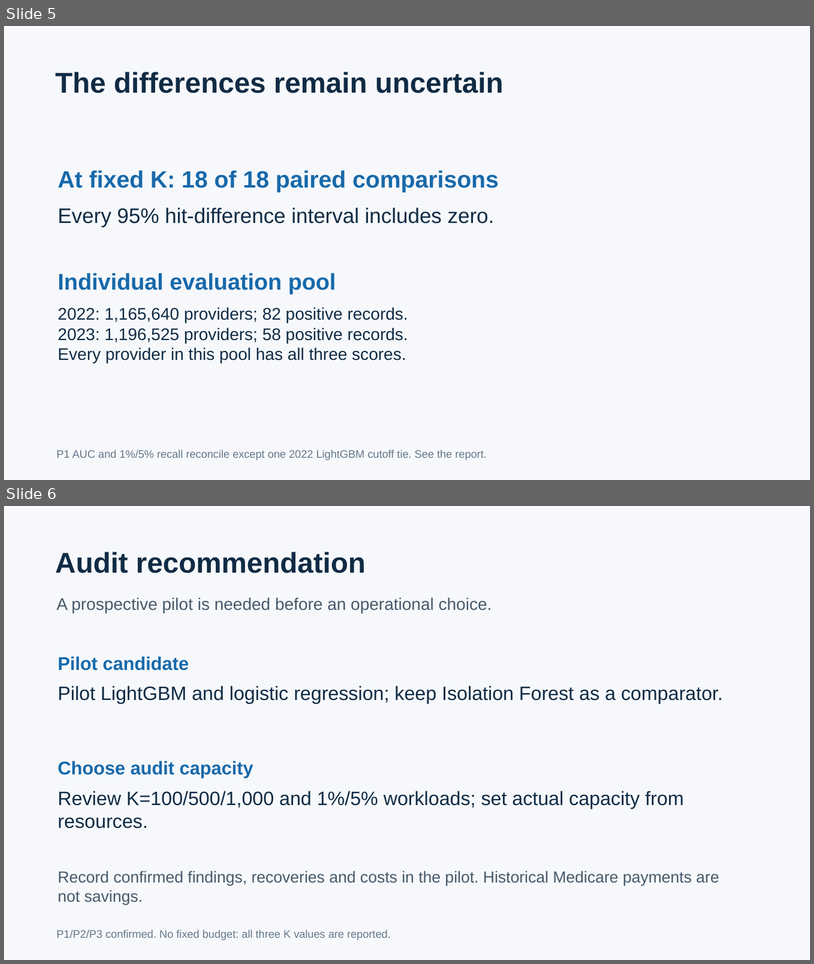
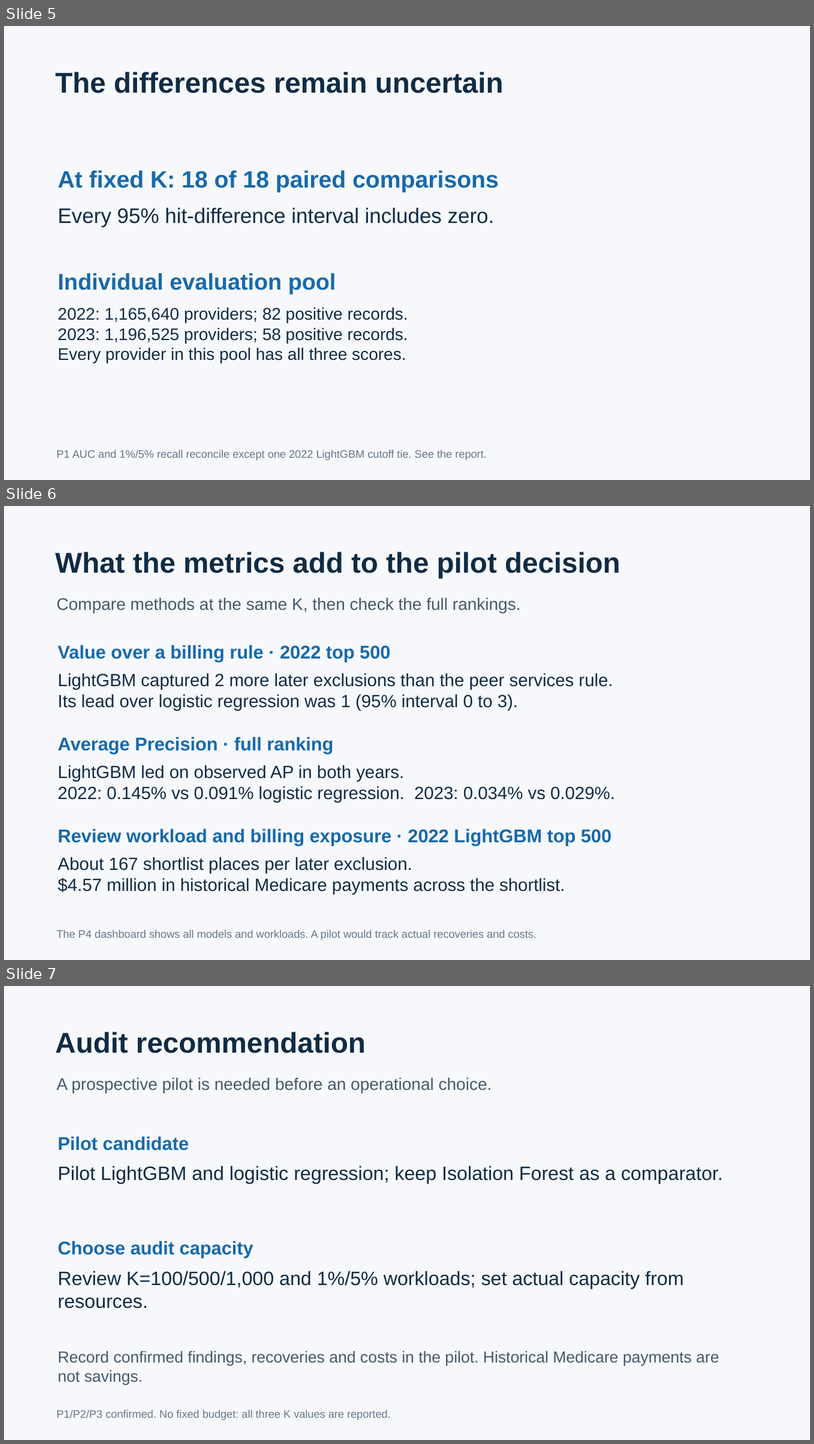
Before and after one commit to 23f2005056/mlba, a slide deck: presentation_figures/FraudLens_P4_Evaluation.pptx. Shown one above the other, each under a label of ours: slides 5 and 6 before the commit, slides 5, 6 and 7 after it. The pictures are 814x964 and 814x1444 pixels, drawn with LibreOffice and Linux fonts; fonts in the diff are those of the drawing. Boxes give left, top, right and bottom in pixels: in the first picture for what was removed or moved away, otherwise in the second. Text is boxed around its words. In the diff, an @@ line names an element or a change of style, - is before the commit and + after.

Commit message:
Add audit metrics to the P4 pilot evaluation

```diff
--- a/presentation_figures/FraudLens_P4_Evaluation.pptx
+++ b/presentation_figures/FraudLens_P4_Evaluation.pptx
@@ slide 6 added at box(4, 506, 810, 960), background #F6F8FB @@
@@ text added at box(55, 552, 621, 578), 34 pt, text #102B44, bold @@
+What the metrics add to the pilot decision
@@ text added at box(57, 597, 521, 613), 20 pt, text #46596B @@
+Compare methods at the same K, then check the full rankings.
@@ text added at box(58, 645, 390, 661), 22 pt, text #1769AA, bold @@
+Value over a billing rule · 2022 top 500
@@ text added at box(58, 673, 613, 711), 21 pt, text #102B44 @@
+LightGBM captured 2 more later exclusions than the peer services rule.
+Its lead over logistic regression was 1 (95% interval 0 to 3).
@@ text added at box(58, 736, 333, 754), 22 pt, text #1769AA, bold @@
+Average Precision · full ranking
@@ text added at box(58, 765, 615, 802), 21 pt, text #102B44 @@
+LightGBM led on observed AP in both years.
+2022: 0.145% vs 0.091% logistic regression. 2023: 0.034% vs 0.029%.
@@ text added at box(58, 828, 612, 846), 22 pt, text #1769AA, bold @@
+Review workload and billing exposure · 2022 LightGBM top 500
@@ text added at box(58, 856, 565, 894), 21 pt, text #102B44 @@
+About 167 shortlist places per later exclusion.
+$4.57 million in historical Medicare payments across the shortlist.
@@ text added at box(57, 930, 536, 940), 13 pt, text #65778A @@
+The P4 dashboard shows all models and workloads. A pilot would track actual recoveries and costs.
@@ what was slide 6 is now slide 7 @@
```
Also in this commit, not shown: 6 other files.
